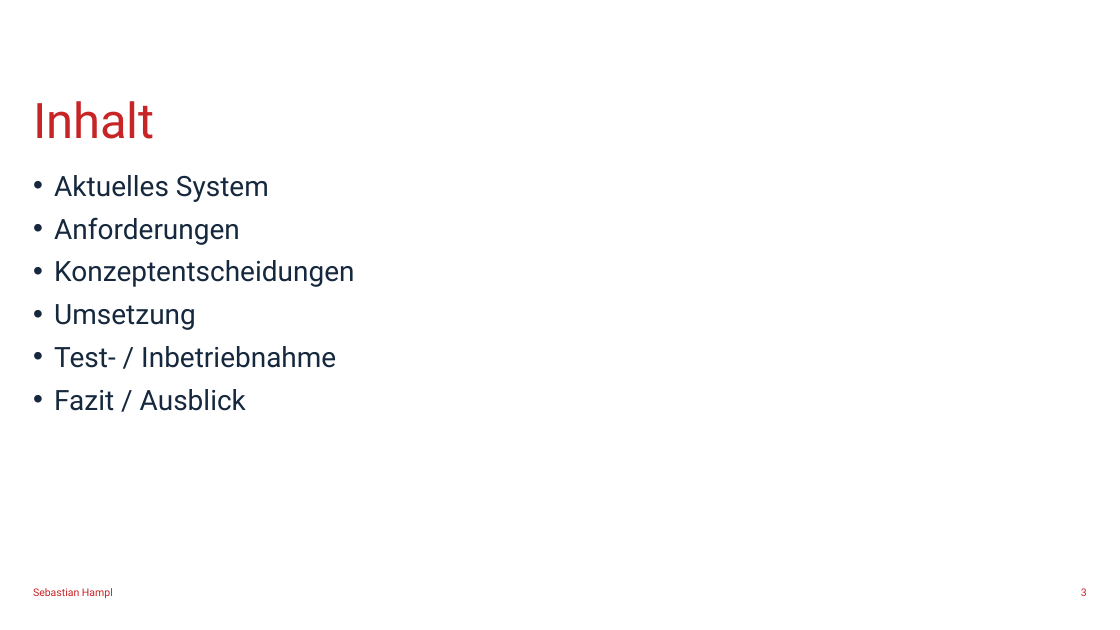
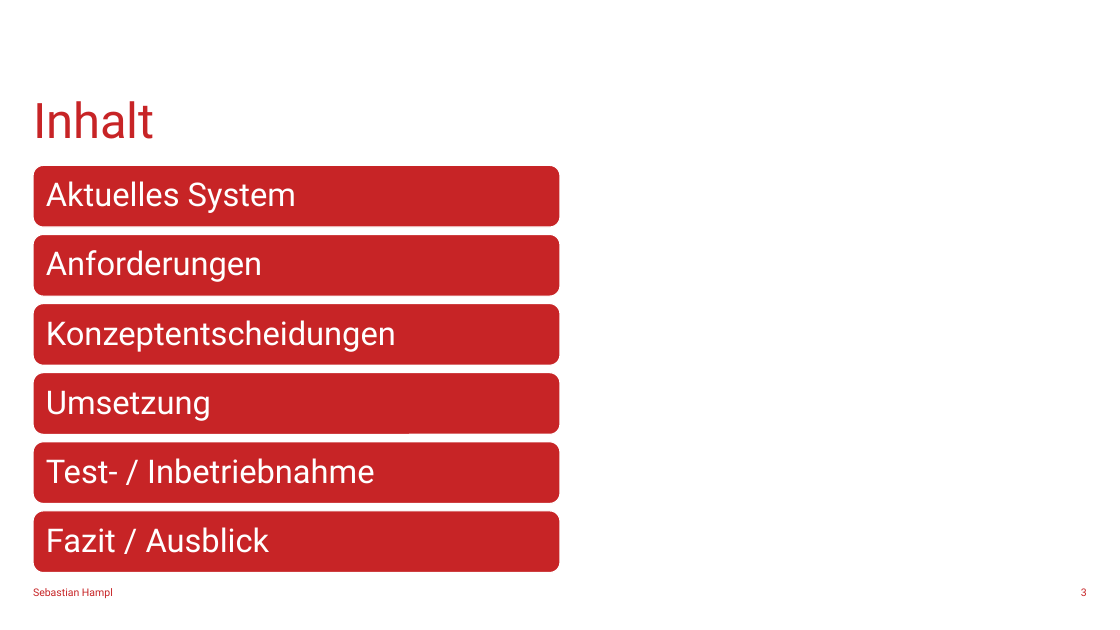
Before and after one commit to SebastianHampl18/Bachelorarbeit, a slide deck: slide 3 of Abschlussvortrag/Abschluss Sebastian Hampl.pptx. Drawn at 1120x630 pixels with LibreOffice and Linux fonts; fonts in the diff are those of the drawing; background and template pictures are left out. Boxes give left, top, right and bottom in pixels: in the first picture for what was removed or moved away, otherwise in the second. Text is boxed around its words. In the diff, an @@ line names an element or a change of style, - is before the commit and + after.

```diff
--- a/Abschlussvortrag/Abschluss Sebastian Hampl.pptx
+++ b/Abschlussvortrag/Abschluss Sebastian Hampl.pptx
@@ text removed at bbox=[54, 175, 354, 411] @@
-• Aktuelles System
-• Anforderungen
-• Konzeptentscheidungen
-• Umsetzung
-• Test- / Inbetriebnahme
-• Fazit / Ausblick
@@ group added at bbox=[33, 166, 560, 572]: 6 rounded rectangles, 6 texts @@
+Aktuelles System
+Anforderungen
+Konzeptentscheidungen
+Umsetzung
+Test- / Inbetriebnahme
+Fazit / Ausblick
```
Also in this commit, not shown: 12 other slides changed, 22 slides added, 4 slides removed, 15 other files.
